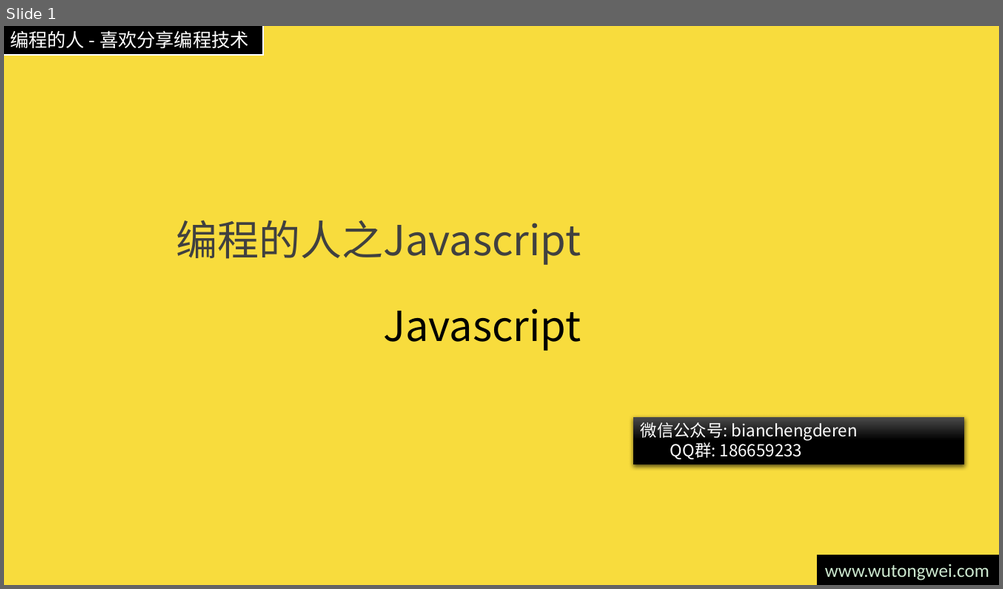
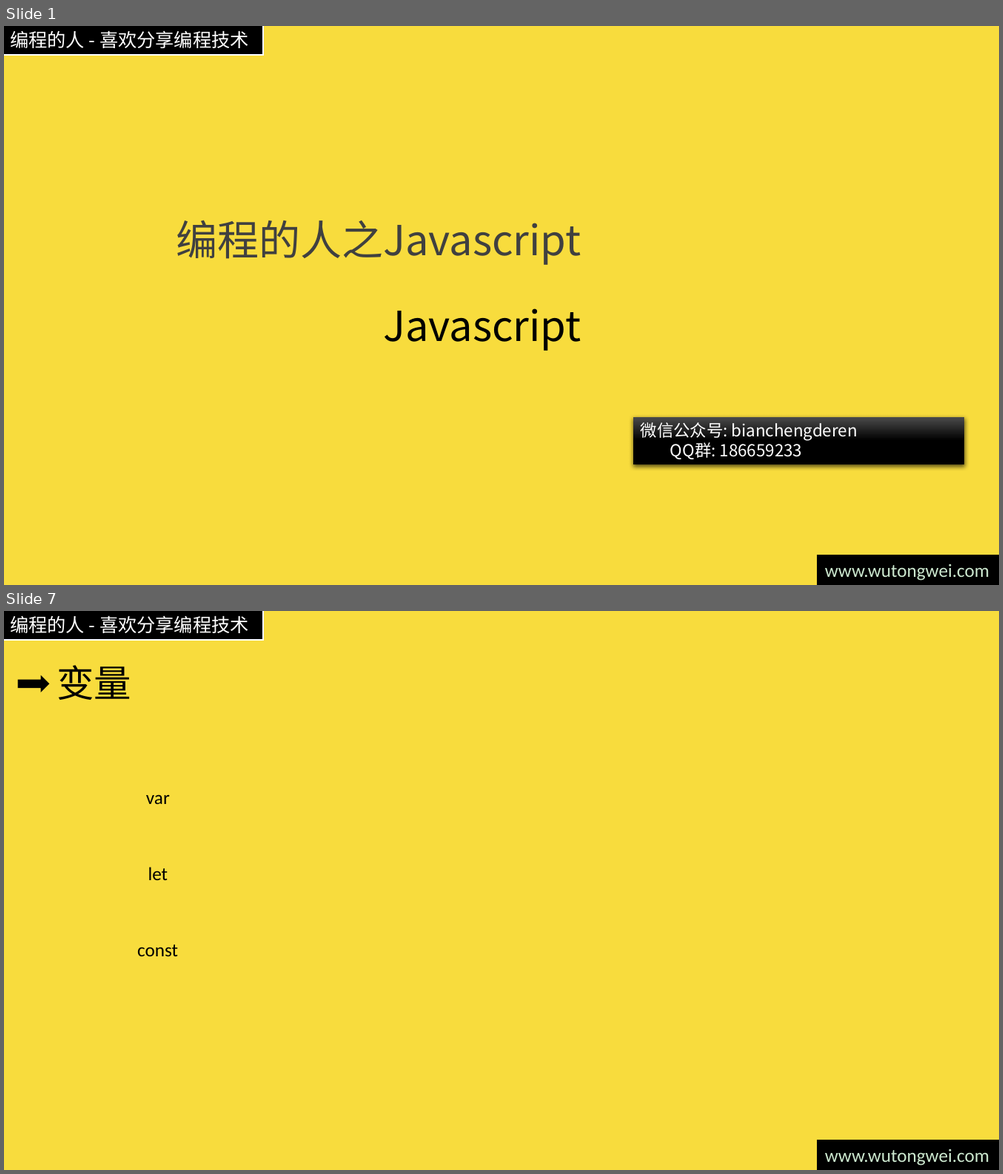
Before and after one commit to willculture/training, a slide deck: ppt/front-end/Javascript.pptx. Shown one above the other, each under a label of ours: slide 1 before the commit, slides 1 and 7 after it; the slides between them are not shown. The pictures are 1003x589 and 1003x1174 pixels, drawn with LibreOffice and Linux fonts; fonts in the diff are those of the drawing; background and template pictures are left out. Boxes give left, top, right and bottom in pixels: in the first picture for what was removed or moved away, otherwise in the second. Text is boxed around its words. In the diff, an @@ line names an element or a change of style, - is before the commit and + after.

```diff
--- a/ppt/front-end/Javascript.pptx
+++ b/ppt/front-end/Javascript.pptx
@@ slide 7 added at (4,611,999,1170), background #F8DC3D; not listed: 2 template elements that a slide beside it also shows @@
@@ right arrow added at (17,675,48,692), fill #000000 @@
@@ title added at (57,665,131,700), 36 pt, text #000000 @@
+变量
@@ text added at (146,795,170,804), 18 pt, text #000000 @@
+var
@@ text added at (148,867,168,880), 18 pt, text #000000 @@
+let
@@ text added at (137,945,178,957), 18 pt, text #000000 @@
+const
```
Also in this commit, not shown: 1 slide changed, 10 other slides added, 1 slide removed.
